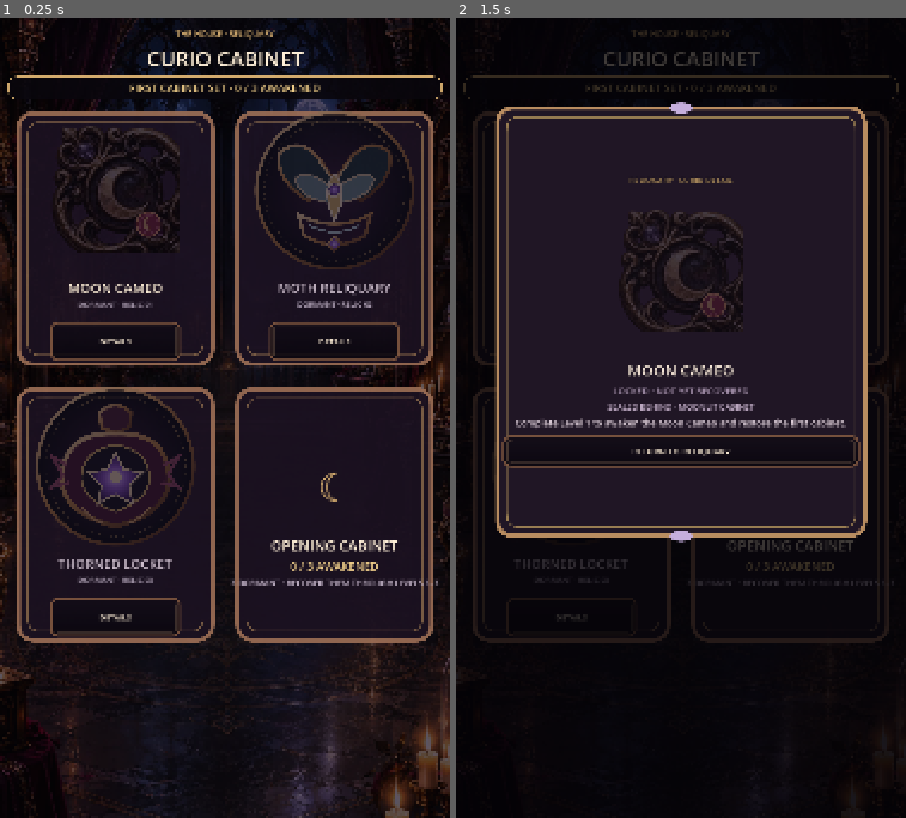
Above: before the commit, frames 1-2 (left to right).
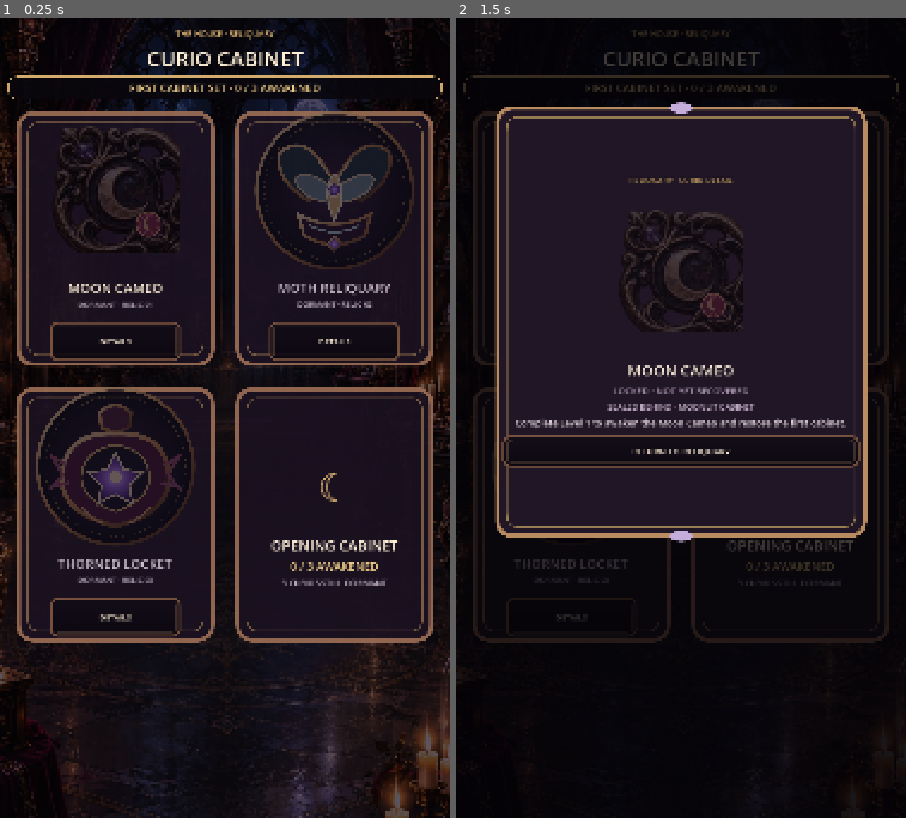
Above: after the commit, the same moments.

Repository: Jay-prodesign/akilta-match3
Game: Godot game, scene res://src/ui/collection/curio_collection.tscn
Two runs of this game, one before a commit and one after it. Both use one fixed random seed, a clock stepped at 60 frames per second and the inputs below. This scene is started directly instead of the project's main scene.
Inputs:
- Up to frame 1 (0.25 s): no input
- Up to frame 2 (1.5 s): click "DETAILS" at 0.5 s; click "DETAILS" at 1.25 s

The runs differ from the first frame. In frame 1, 0.2% of the frame differs, in the area x 51-98%, y 70-71%; in frame 2, less than 0.1%.

Commit message:
Make Reliquary set summary concise and truthful at mobile scale

Diff:
--- a/src/ui/collection/curio_collection.gd
+++ b/src/ui/collection/curio_collection.gd
@@ -75,7 +75,8 @@
 	var dormant_count := maxi(0, 3 - awakened_count)
 	count_label.text = "FIRST CABINET SET · %d / 3 AWAKENED" % awakened_count
 	set_summary_progress.text = "%d / 3 AWAKENED" % awakened_count
-	set_summary_copy.text = "CABINET COMPLETE · ALL THREE CURIOS RESTORED" if awakened_count >= 3 else "%d DORMANT · RECOVER THEM THROUGH LEVELS 1–3" % dormant_count
+	var dormant_copy := "1 CURIO STILL DORMANT" if dormant_count == 1 else "%d CURIOS STILL DORMANT" % dormant_count
+	set_summary_copy.text = "ALL THREE CURIOS RESTORED" if awakened_count >= 3 else dormant_copy
 	cabinet_footer.text = "OPENING CABINET COMPLETE · 3 / 3 CURIOS RECOVERED" if awakened_count >= 3 else "OPENING CABINET · %d / 3 CURIOS RECOVERED" % awakened_count
 
 	var has_moon := curios.has("moon_cameo")
